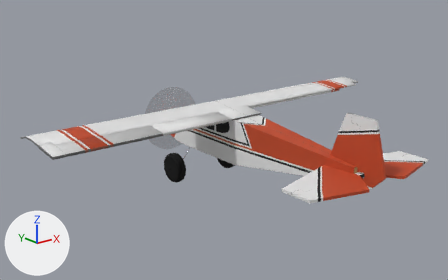
What one commit did to the Blender file Art/Aircraft/Bushplane/Bushplane.blend.
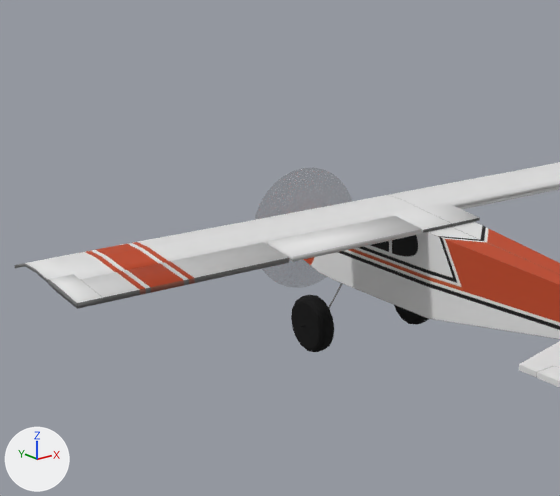
Old and new are each drawn whole from a camera (50 mm lens) standing at (-0.785, -0.995, 0.384) and looking at (-0.051, -0.078, 0.017) and again close up on the part from 3% to 68% of the width and 0% to 92% of the height. The axes (+X, +Y, +Z) are drawn at lower left. The lights are the same throughout.

Names of what the first close-up shows: 'Body', 'Flap', 'HStab', 'LAileron', 'Propeller', 'Wheel', 'Wing'.
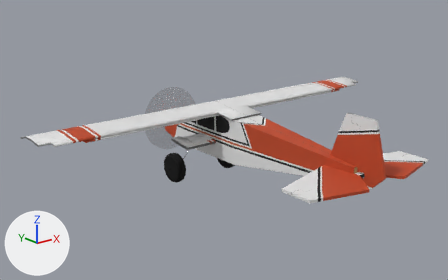
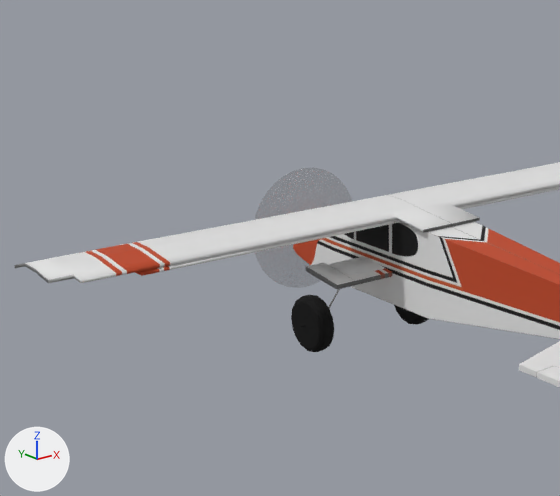
Diff of the bpy script that builds the scene:
```diff
--- a/Art/Aircraft/Bushplane/Bushplane.blend.py
+++ b/Art/Aircraft/Bushplane/Bushplane.blend.py
@@ me_plane_010 @@
 me_plane_010.from_pydata(...)  # 8 vertices, 3 faces; spans x -0.41..-0.2, y -0.07..-0.012, z -0.01..-0.004
 # used by ob_laileron; location = (0.0, -0.0177, 0.0684)
+# me_plane_010 part 1: the whole mesh is moved by (0.305, 0.041, 0.007)
 me_plane_010.materials.append(mat_wingpaint)
@@ me_plane_009 @@
 me_plane_009.from_pydata(...)  # 4 vertices, 1 face; spans x -0.196..-0.04, y -0.07..-0.025, z -0.01..-0.005
 # used by ob_flap; location = (0.0, -0.0177, 0.0684)
+# me_plane_009 part 2: the whole mesh is moved by (0.118, 0.047, 0.008)
 me_plane_009.materials.append(mat_wingpaint)
@@ ob_laileron @@
 ob_laileron = bpy.data.objects.new('LAileron', me_plane_010)
-ob_laileron.location = (0.0, -0.0177, 0.0684)
+ob_laileron.location = (0.0, 0.0, 0.0)
 _m = ob_laileron.modifiers.new('Solidify', 'SOLIDIFY')
@@ ob_flap @@
 ob_flap = bpy.data.objects.new('Flap', me_plane_009)
-ob_flap.location = (0.0, -0.0177, 0.0684)
+ob_flap.location = (0.0, 0.0, 0.0)
 _m = ob_flap.modifiers.new('Solidify', 'SOLIDIFY')
```

Pixel boxes (x1, y1, x2, y2) of what changed, in the close-ups (560 x 496 px):
'LAileron', moved: before (48, 242, 289, 309); after (306, 262, 392, 289)
'Flap', moved: before (267, 216, 422, 262); after (330, 256, 385, 275)
